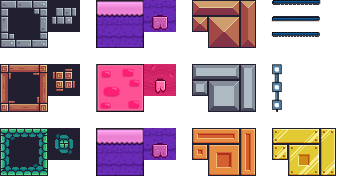
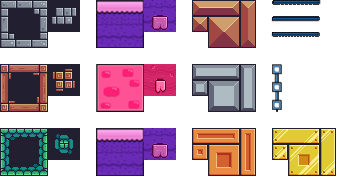
Comparing the layer stacks of the two 352 x 176 images. Changes:
renamed "Group 3" to "Layer 12", moved it above "Layer 11", painted on it, unmasked it over [left=97, top=9, right=143, bottom=148]
painted on "Layer 11" over [left=97, top=9, right=143, bottom=148]
